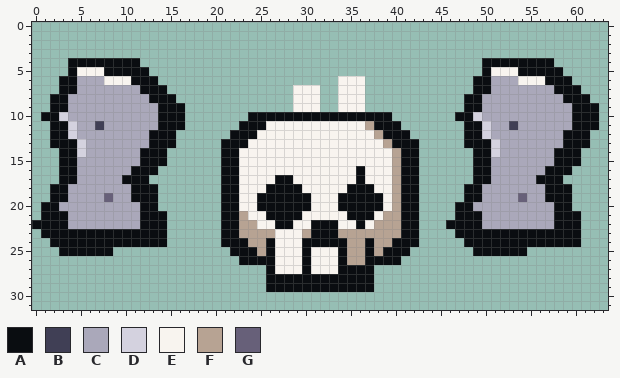
Two states of a pixel-art file, ArtSource/MenuUI/native/SettingsCrest.aseprite. The first picture shows the starting point.
64x32 pixels, 1 frame. Colours within 5 levels of each other are drawn and written as one.
Palette (. is transparent): A #0a0d11  B #403f55  C #aaa8ba  D #d4d2df  E #f8f4ef  F #b7a393  G #676079
Pixels before, first column x 0:
 4 ....AAAAAAAA......................................AAAAAAAA.....
 5 ....AEEEAAAAA.....................................AEEEAAAAA....
 6 ...AACCCEEEAAA....................EEE............AACCCEEEAAA...
 7 ...AACCCCCCCAAA..............EEE..EEE............AACCCCCCCAAA..
 8 ..AACCCCCCCCCAAA.............EEE..EEE...........AACCCCCCCCCAAA.
 9 ..AACCCCCCCCCCAAA............EEE..EEE...........AACCCCCCCCCCAAA
10 .AADCCCCCCCCCCAAA.......AAAAAAAAAAAAAAAA.......AADCCCCCCCCCCAAA
11 ..AADCCBCCCCCCAAA......AAAEEEEEEEEEEEFAAA.......AADCCBCCCCCCAAA
12 ..AADCCCCCCCCAAA......AAAEEEEEEEEEEEEEFAAA......AADCCCCCCCCAAA.
13 ..AAADCCCCCCCAAA.....AAAEEEEEEEEEEEEEEEFAAA.....AAADCCCCCCCAAA.
14 ...AADCCCCCCAAA......AAEEEEEEEEEEEEEEEEEFAA......AADCCCCCCAAA..
15 ...AACCCCCCCAAA......AAEEEEEEEEEEEEEEEEEFAA......AACCCCCCCAAA..
16 ...AACCCCCCAAA.......AAEEEEEEEEEEEEEAEEEFAA......AACCCCCCAAA...
17 ...AACCCCCAAA........AAEEEEAAEEEEEEEAEEEFAA......AACCCCCAAA....
18 ..AACCCCCCCAAA.......AAEEEAAAAEEEEEAAAEEFAA.....AACCCCCCCAAA...
19 ..AACCCCGCCAAA.......AAEEAAAAAAEEEAAAAAEFAA.....AACCCCGCCAAA...
20 .AACCCCCCCCCAA.......AAEEAAAAAAEEEAAAAAEFAA....AACCCCCCCCCAA...
21 .AAACCCCCCCCAAA......AAFEEAAAAEEEEEAAAEFFAA....AAACCCCCCCCAAA..
22 AAAACCCCCCCCAAA......AAFFEEAAEEAAAEEAEFFFAA...AAAACCCCCCCCAAA..
23 .AAAAAAAAAAAAAA......AAFFFFEEEFAAAFFFFFFFAA....AAAAAAAAAAAAAA..
24 ..AAAAAAAAAAAAA......AAAFFAEEEAAAAAFFAFFAAA.....AAAAAAAAAAAAA..
25 ...AAAAAA.............AAAFAEEEAEEEAFFAFAAA.......AAAAAA........
26 .......................AAAAEEEAEEEAFFAAAA......................
27 ..........................AEEEAEEEAAAA.........................
28 ..........................AAAAAAAAAAAA.........................
29 ..........................AAAAAAAAAAAA.........................
After:
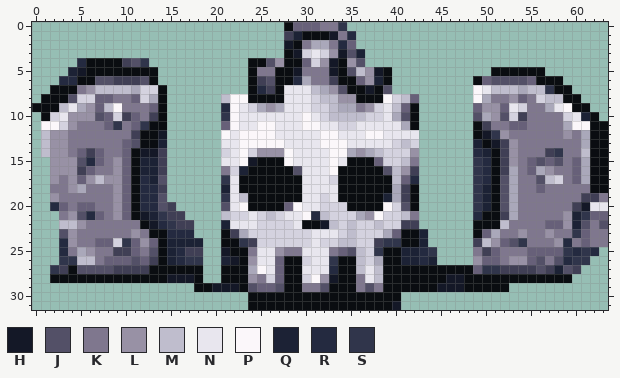
Colours new in this view: H #141827  J #535067  K #7f778e  L #9891a5  M #bfbdcd  N #e8e6ee  P #fbf7fa  Q #1c2235  R #242a40  S #30354b
The edit:
Changed rows in their new state; - is an unchanged pixel.
first column x 0:
 0 ----------------------------AGGGKKS-----------------------------
 1 ----------------------------BQAAAHKR----------------------------
 2 ----------------------------HAKCCKRG----------------------------
 3 ----------------------------AHDNDLHJQ---------------------------
 4 ----.R----BJS-----------AAJLAAGDLHALJ-------------........------
 5 ----QHAA-----A----------AKKAAHKKKHAJMLHA----------.AAA---..-----
 6 ---RRAAJJBBBJ-----------ABJAARCKKBAAGLQA----------GJJJJGA--.----
 7 --A--KLMMMM-DD----------ARBANNNMCLJAAHAJ---------PNMMM-MMS--.---
 8 -A--JDDGGKKGDC-.-----MPPAAAANNNDMMLLAAAPDMG-----.P-KKLGKDMM--.--
 9 AA-MN-LGMPKKKG-..----RPNDCLCNNNDDMCCKLDNMGA-----.GLLGNDKK-NP--.-
10 --DNLLLJGDBGKB-..----SPNNNNNNNPNDMMMMDDNCJA----..J-LJDBKKKKDNQ--
11 -PPDLKKKGSKGSA-..----GPNNPPNNNPPNNDDNNNNNCA-----.-BKKGGKKKK-PP-A
12 -MLLKKKKKKKBA-H.-----PNPPPPNNNNNPPNNNPPNNNN-----.-HSLKKKKKKLKCAA
13 -MLLKKKKKKGJA-Q.-----NNPPPPPNNNNPPPNNNNNDMD-----.Q-HBLKKKKKKKCAA
14 -MLLKGBGKKGAHHB------DNPDLLLPNNNNPPCLCMDDDL------RQABLKKKBSKKMAA
15 --LLLJRGKLGAQQB------NNPHAAAPNNNNPNAAAGDDMK------SRABLKGJGJKGCAA
16 --LLLBGKKLG-QQB------KDQAAAAAJNNNPAA-AAJMLB------SRAB-KG-LKKGCAA
17 --LKLGLMLLG-RQJ------SNAAAA--ANNNDAA-AAAMGR------SRAJ-KKJMDKGCAA
18 --KKL-KKKLG-RRB------QNAAA----NNNNA---AACB------.SQAJ-KKGKKKKKAA
19 --LKKKKKKLG-RRJ------SNMA-----NNDN-----QCB------.SQAJ-KKKKKKKBBK
20 -.RGKGGKKLGARRJB-----JNPA---GPNNDDD----PDJ-----..SQAJ-KKKKKKBHNN
21 -..KLJRGKLGAHQSBB----MDDNDMDNNPRMDDDCLPDDMK----..RAAB-KKKKKLQSGG
22 ...MMLKKKKKK-HRSBB---QNNNDDDDNA-HMDMDDMDDBB---...-AAMKKKKGGLQJKJ
23 -..JLKKKKKKLK--RRR----BCDDDDDDDNNNDMDDDCG--Q---..-GCKKLKKLKKSGKK
24 --.RLKKGGDSGLG-QQQQ----SBDDDDDDNDDMMDDBSS--Q----.BMLGJSKKKLRKGKK
25 ---RKCLKKBBGKJAQRBB--H--KNNLKKNNNKGJMDS--QQRS----KBGKKKGGGGSRSR-
26 ---SSMMKGGGJGBAQRSS--QH-LNNGAADNNS-AMDC--QQRQ----LGGKLLGJKJRSS--
27 --SBAJJJJBBBBAAAAAA--AAACPNGAANNNR--MNMAAAAAAAAAAGSSBBBBJBQJB---
28 --AAAAAAAAAAAAAHHHA--AAALKDG--DPLH--KNMAAAAAAAHHAAAAAAAAAAAA----
29 ------------------AAHHHAJGGJ--KKJ---KJKAAAAAAHHHAAAAA-----------
30 ------------------------AAAAAAAAAAAAAAAAA-----------------------
31 ------------------------AAAAAAAAAAAAAAAAH-----------------------
